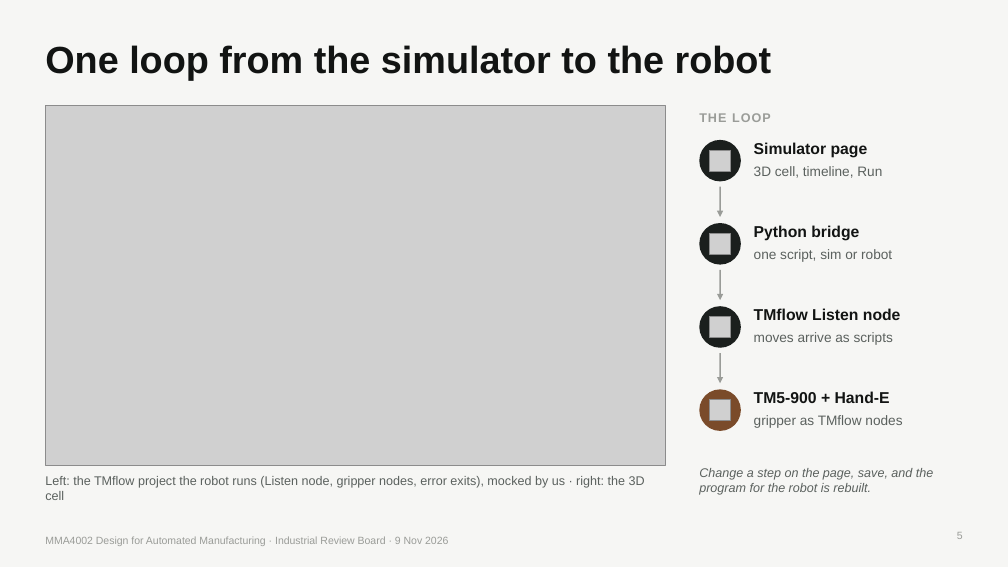
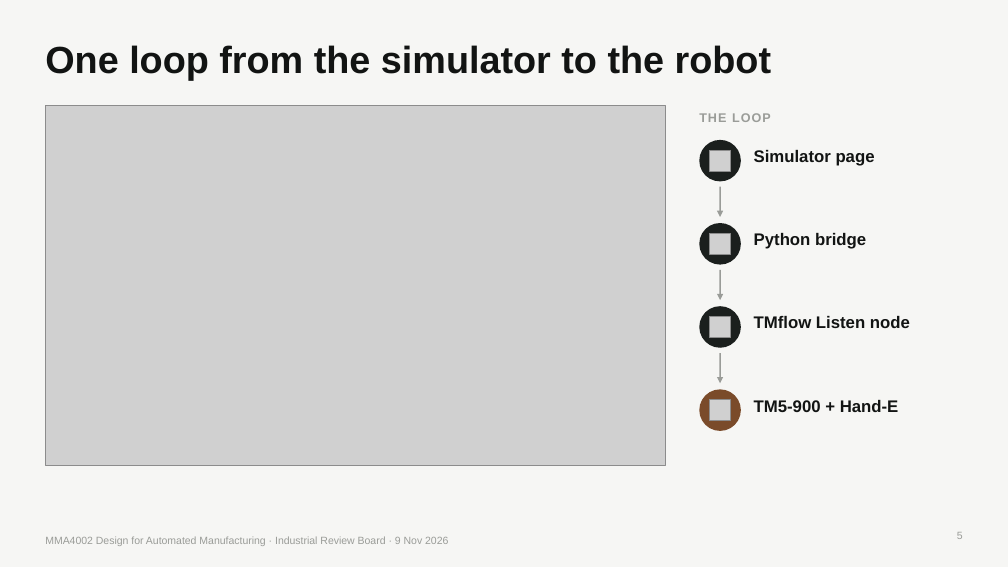
Before and after one commit to bjorgex/mma4002-h26-outdoor-furniture, a slide deck: slide 5 of assignment-5-industrial-review-board-presentation/MMA4002_IRB_Outdoor_Bench_v2.pptx. Drawn at 1008x567 pixels with LibreOffice and Linux fonts; fonts in the diff are those of the drawing; grey boxes stand for pictures. Boxes give left, top, right and bottom in pixels: in the first picture for what was removed or moved away, otherwise in the second. Text is boxed around its words. In the diff, an @@ line names an element or a change of style, - is before the commit and + after.

```diff
--- a/assignment-5-industrial-review-board-presentation/MMA4002_IRB_Outdoor_Bench_v2.pptx
+++ b/assignment-5-industrial-review-board-presentation/MMA4002_IRB_Outdoor_Bench_v2.pptx
@@ text "Simulator page": place and size @@
-text "Simulator page" at bbox=[754, 142, 868, 158]
+text "Simulator page" at bbox=[754, 150, 875, 166]
@@ text removed at bbox=[754, 166, 882, 178] @@
-3D cell, timeline, Run
@@ text "Python bridge": place and size @@
-text "Python bridge" at bbox=[754, 225, 859, 241]
+text "Python bridge" at bbox=[754, 233, 866, 249]
@@ text removed at bbox=[754, 249, 892, 262] @@
-one script, sim or robot
@@ text "TMflow Listen node": place and size @@
-text "TMflow Listen node" at bbox=[754, 308, 901, 320]
+text "TMflow Listen node" at bbox=[754, 316, 910, 328]
@@ text removed at bbox=[754, 332, 893, 345] @@
-moves arrive as scripts
@@ size 15 to 16 pt in 4 elements at bbox=[754, 233, 866, 249], bbox=[754, 150, 875, 166], bbox=[754, 316, 910, 328], bbox=[754, 400, 899, 412] @@
@@ text "TM5-900 + Hand-E": place and size @@
-text "TM5-900 + Hand-E" at bbox=[754, 391, 890, 403]
+text "TM5-900 + Hand-E" at bbox=[754, 400, 899, 412]
@@ text removed at bbox=[754, 415, 902, 428] @@
-gripper as TMflow nodes
@@ text removed at bbox=[45, 476, 645, 500] @@
-Left: the TMflow project the robot runs (Listen node, gripper nodes, error exits), mocked by us · right: the 3D cell
@@ text removed at bbox=[699, 468, 933, 495] @@
-Change a step on the page, save, and the program for the robot is rebuilt.
```
Also in this commit, not shown: 7 other slides changed, 3 other files.
